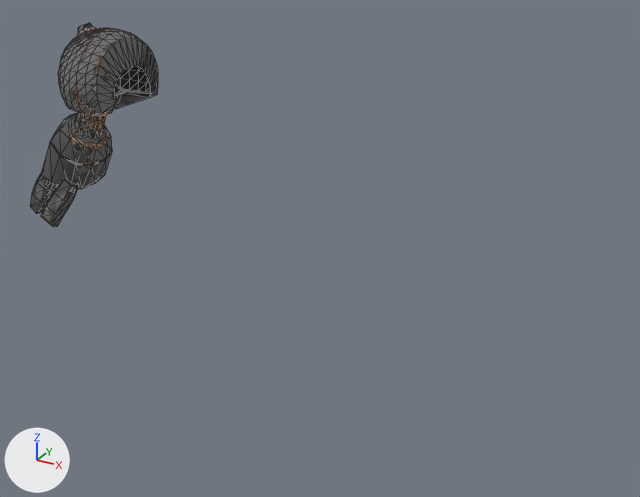
A saved change to the glTF model public/3d/stealth/E-4.glb.
Rendered twice from a 50 mm lens placed at (2.76, -3.71, 2.5), pointed at (0.81, -0.17, 0.73). The axes (+X, +Y, +Z) are drawn at lower left. The lights are the same throughout. Mesh edges are drawn as thin lines. Vertices at the same position are counted once.

In view in the first picture: 'E-4'.
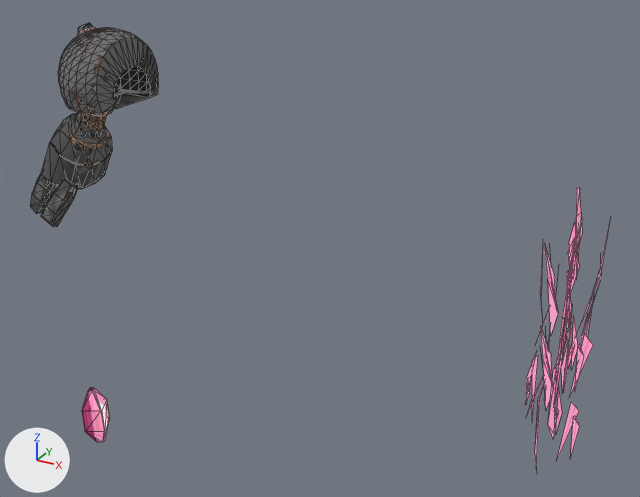
Changed parts and their boxes (x1, y1, x2, y2) in the pictures (640 x 497 px):
'E-4', reshaped (350% wider, 116% taller): before (30, 23, 158, 226); after (30, 23, 610, 462)
part 1 of me_3_002, added (pink): after (525, 188, 610, 462)
part 2 of me_3_002, added (pink): after (82, 388, 110, 442)

The edits, one by one:
me_3_002 is used by ob_e_4; location (0.0, 0.0, 0.0).
me_3_002 had 588 vertices, 1091 faces and spanned x -1.22..-0.454, y -0.289..0.289, z 0.505..1.683.
me_3_002 now has 802 vertices, 1255 faces and spans x -1.22..2.139, y -1.068..0.289, z -0.316..1.683.
Part 1, on me_3_002:
178 vertices are added at x 1.848..2.139, y -0.152..0.143, z -0.316..1.199.
102 new faces join them.
Part 2, on me_3_002:
36 vertices are added at x -0.067..0.067, y -1.068..-0.931, z -0.169..0.139.
62 new faces join them.
